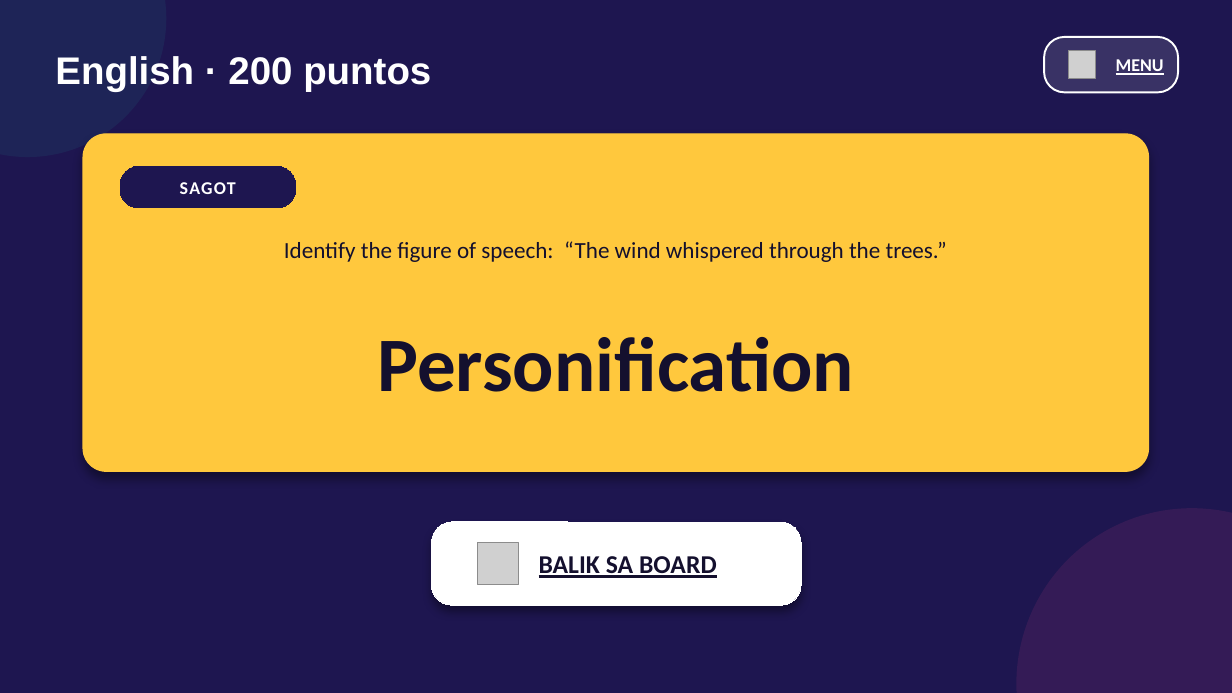
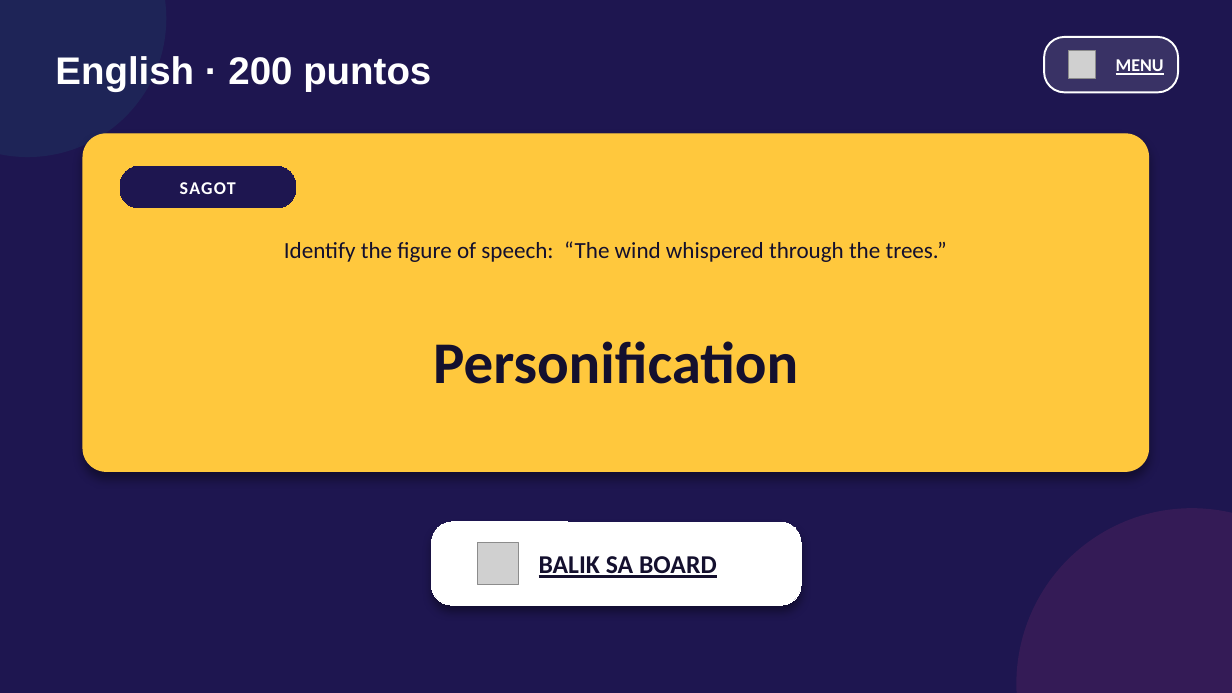
Before and after one commit to mbalacanao6/Edit, a slide deck: slide 27 of Game_Arena_Interactive.pptx. Drawn at 1232x693 pixels with LibreOffice and Linux fonts; fonts in the diff are those of the drawing; grey boxes stand for pictures. Boxes give left, top, right and bottom in pixels: in the first picture for what was removed or moved away, otherwise in the second. Text is boxed around its words. In the diff, an @@ line names an element or a change of style, - is before the commit and + after.

```diff
--- a/Game_Arena_Interactive.pptx
+++ b/Game_Arena_Interactive.pptx
@@ text "Personification" at [433,341,798,384]: size 60 to 46 pt @@
```
Also in this commit, not shown: 4 other files.
